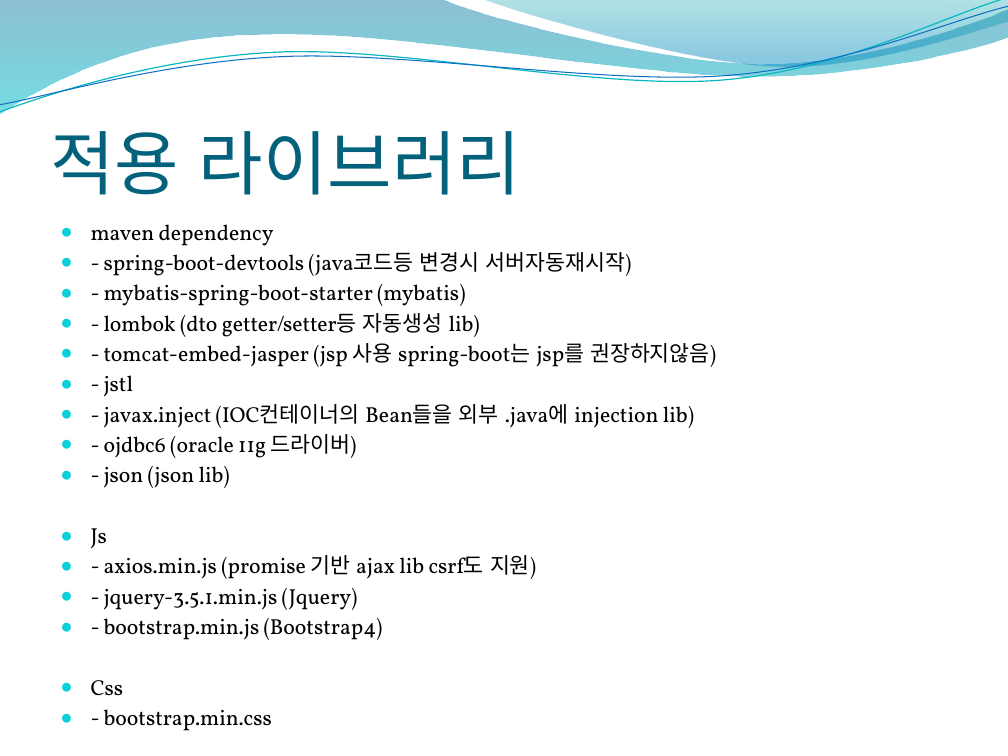
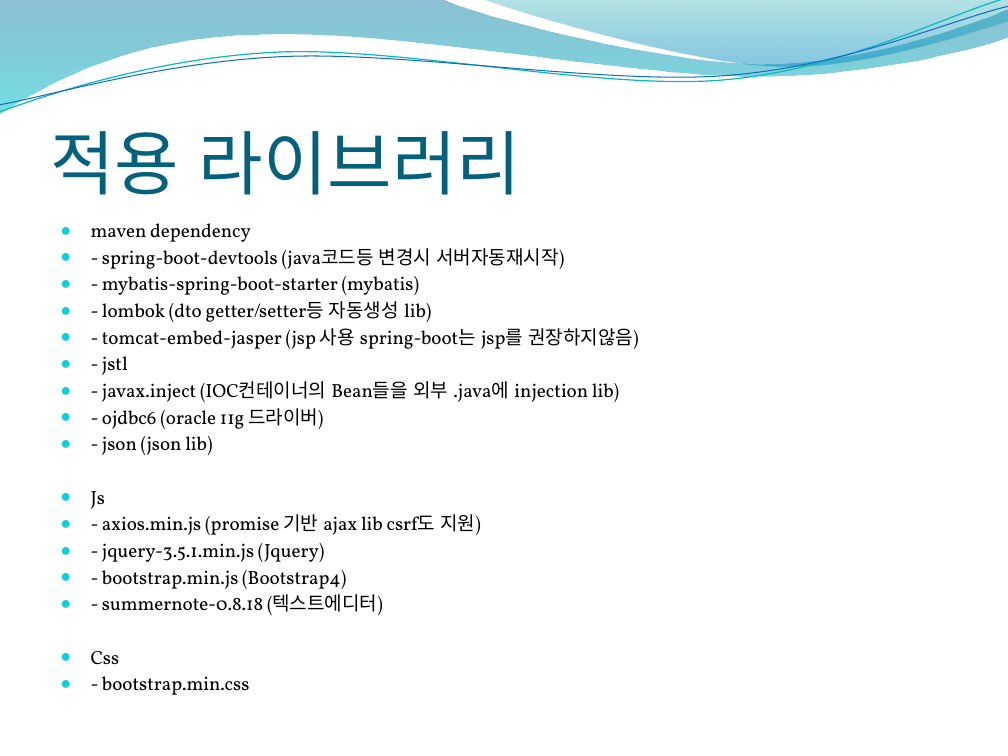
Before and after one commit to BruceYi119/doogle, a slide deck: slide 7 of src/main/info/1팀 2차 프로젝트(spring-boot).pptx (slide 6 before the commit). Drawn at 1008x756 pixels with LibreOffice and Linux fonts; fonts in the diff are those of the drawing; background and template pictures are left out. Boxes give left, top, right and bottom in pixels: in the first picture for what was removed or moved away, otherwise in the second. Text is boxed around its words. In the diff, an @@ line names an element or a change of style, - is before the commit and + after.

Commit message:
modify pptx file

```diff
--- a/src/main/info/1팀 2차 프로젝트(spring-boot).pptx
+++ b/src/main/info/1팀 2차 프로젝트(spring-boot).pptx
@@ text at (91, 223, 638, 695): size 15.5 to 13.6 pt @@
@@ text at (102, 594, 383, 615): paragraph added @@
+● - summernote-0.8.18 (텍스트에디터)
```
Also in this commit, not shown: 1 slide added.
